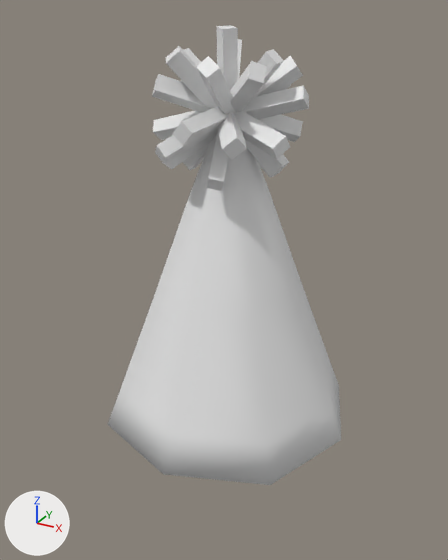
Two versions of the Blender file art/models/props/party_hat/party_hat_mdl_v003.blend, one commit apart.
Before and after are seen from a camera (50 mm lens) standing at (0.76, -1.413, 1.189) and looking at (-0.002, -0.028, 0.497). Arrows for +X, +Y and +Z are at lower left; the lights stay in place. The older version comes first.

Before the edit, the objects in view are built like this:
```python
me_cube_002 = bpy.data.meshes.new('Cube.002')
me_cube_002.from_pydata(...)  # 242 vertices, 191 faces; spans x -0.86..0.86, y -0.86..0.86, z -0.97..1.6
me_cube_002.materials.append(None)
me_cube_006 = bpy.data.meshes.new('Cube.006')
me_cube_006.from_pydata(...)  # 500 vertices, 464 faces; spans x -0.503..0.514, y -0.502..0.515, z 0.075..1.156
me_cube_006.polygons.foreach_set('use_smooth', [True] * 464)
ob_geo_partyhat_1 = bpy.data.objects.new('geo_partyHat_1', me_cube_006)
ob_geo_partyhat_1.location = (0.0, 0.0, -0.084)
ob_geo_partyhat_1.rotation_euler = (0.0, 0.0, 159.1)  # degrees (0, 0, 116)
ob_geo_partyhat_1.hide_set(True)  # its collection is switched off
ob_geo_partyhat_2 = bpy.data.objects.new('geo_partyHat_2', me_cube_002)
ob_geo_partyhat_2.location = (0.0, 0.0, 0.477)
ob_geo_partyhat_2.scale = (0.422, 0.422, 0.422)
```
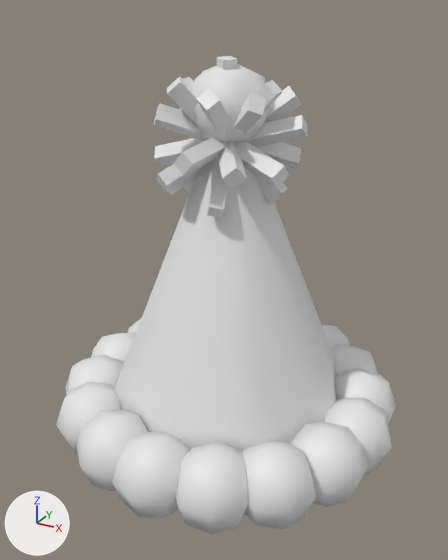
Where the change shows, as pixel boxes [x1, y1, x2, y2] in the pictures (448 x 560 px):
'geo_partyHat_1', shown
    after: [56, 64, 396, 534]
'geo_partyHat_2', moved
    before: [108, 25, 341, 485]
    after: [153, 56, 307, 218]

What the commit changed:
Object 'geo_partyHat_1' (ob_geo_partyhat_1) is now shown.
Object 'geo_partyHat_2' (ob_geo_partyhat_2) moves from (0.0, 0.0, 0.477) to (0.0, 0.0, 0.408).
